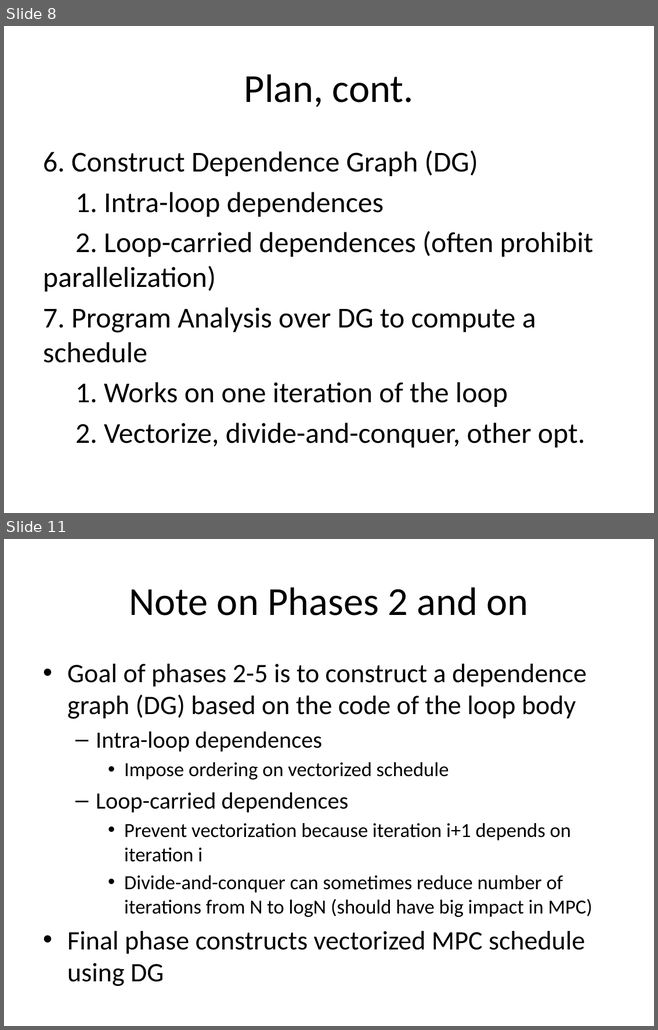
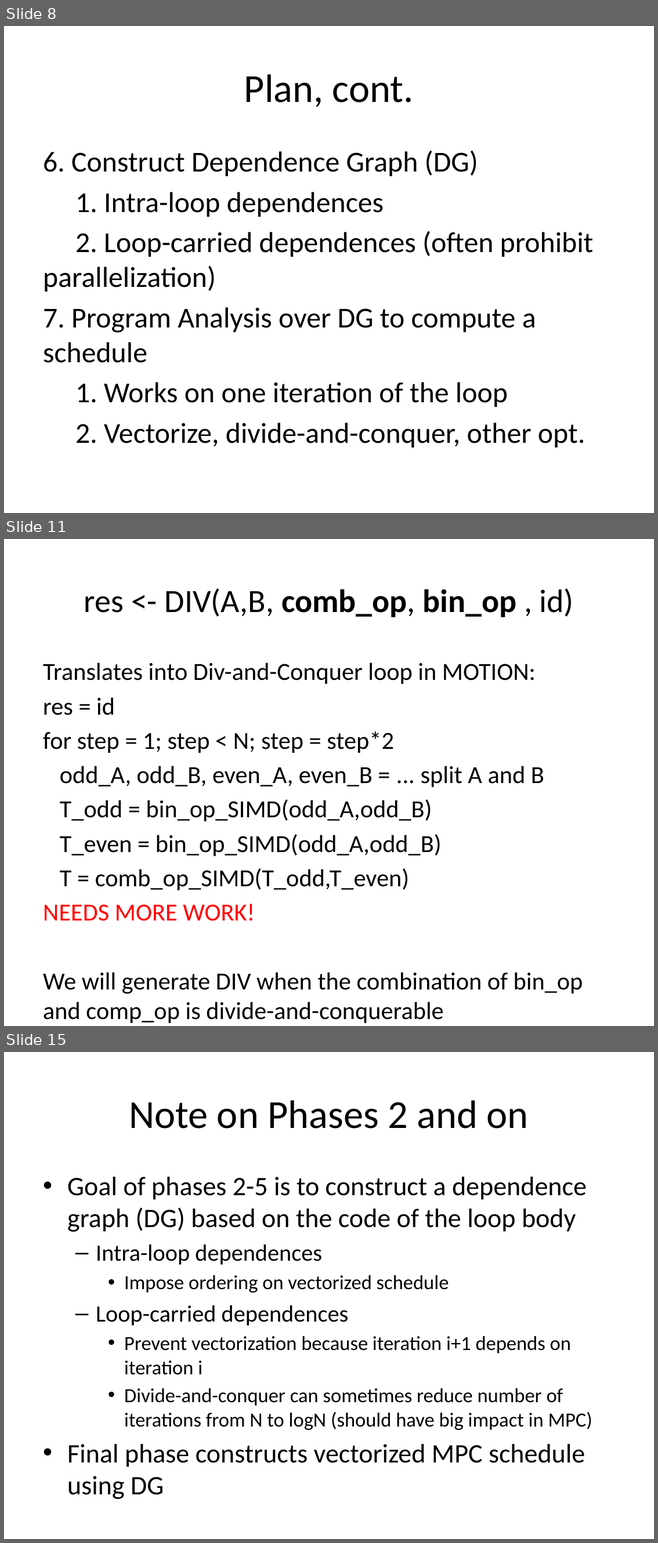
Before and after one commit to milana2/ParallelizationForMPC, a slide deck: MPC_Compiler_Misc_Notes.pptx. Shown one above the other, each under a label of ours: slides 8 and 11 before the commit, slides 8, 11 and 15 after it; the slides between them are not shown. The pictures are 658x1030 and 658x1543 pixels, drawn with LibreOffice and Linux fonts; fonts in the diff are those of the drawing. Boxes give left, top, right and bottom in pixels: in the first picture for what was removed or moved away, otherwise in the second. Text is boxed around its words. In the diff, an @@ line names an element or a change of style, - is before the commit and + after.

```diff
--- a/MPC_Compiler_Misc_Notes.pptx
+++ b/MPC_Compiler_Misc_Notes.pptx
@@ slide 11 added at bbox=[4, 539, 654, 1026], background #FFFFFF @@
@@ title added at bbox=[84, 588, 574, 617], 36 pt, text #000000 @@
+res <- DIV(A,B, comb_op, bin_op , id)
@@ text added at bbox=[43, 663, 583, 1023], 27.2 pt, text #000000 @@
+Translates into Div-and-Conquer loop in MOTION:
+res = id
+for step = 1; step < N; step = step*2
+odd_A, odd_B, even_A, even_B = ... split A and B
+T_odd = bin_op_SIMD(odd_A,odd_B)
+T_even = bin_op_SIMD(odd_A,odd_B)
+T = comb_op_SIMD(T_odd,T_even)
+NEEDS MORE WORK!
+We will generate DIV when the combination of bin_op and comp_op is divide-and-conquerable
@@ what was slide 11 is now slide 15 @@
```
Also in this commit, not shown: 6 slides changed, 6 other slides added.
